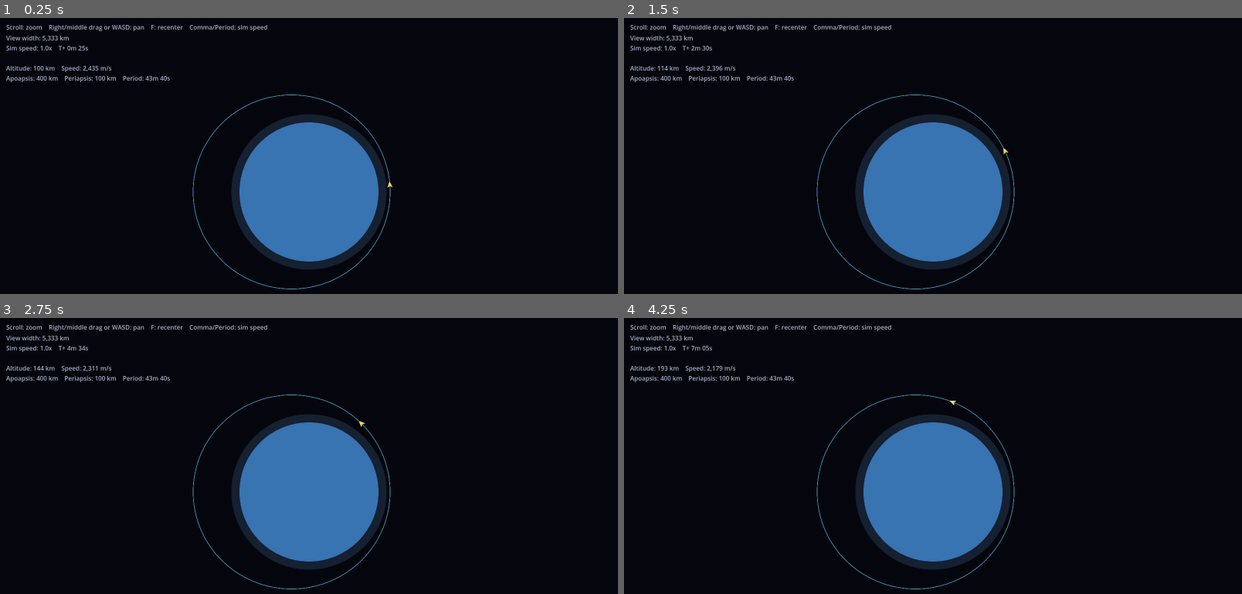
Above: before the commit, frames 1-4 (two rows, left to right).
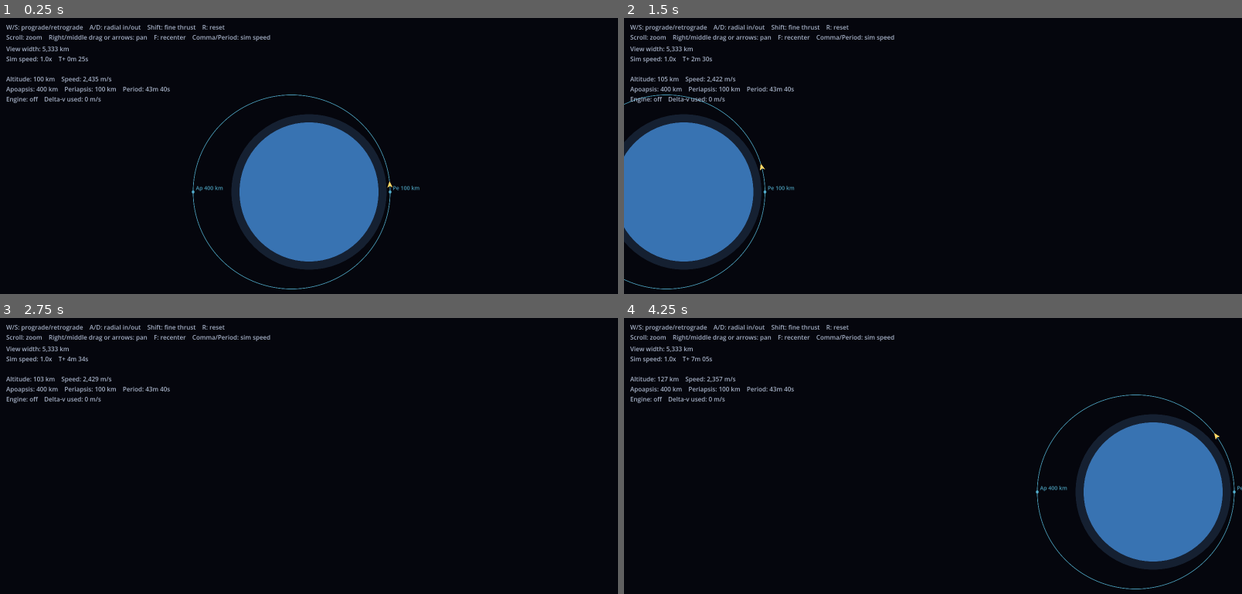
Above: after the commit, the same moments.

Repository: gabrielvotaw/astromation
Game: Godot game, scene res://scenes/main.tscn
The game is run twice, just before and just after one commit, with the same random seed, the same clock (stepped at 60 frames per second) and the same inputs.
Inputs (mouse positions are in pixels of both pictures, inside the frame that each line leads up to):
- Up to frame 1 (0.25 s): no input
- Up to frame 2 (1.5 s): tap Enter at 0.5 s; move the mouse to (1068, 175) at 0.52 s; hold Right 0.53-1.25 s; hold Shift 0.53-1.25 s; tap R at 0.6 s; click (1068, 175) at 0.67 s; drag from (809, 208) to (902, 260) at 1.27 s
- Up to frame 3 (2.75 s): move the mouse to (370, 414) at 2.02 s; hold Right from 2.03 s (still down); hold Shift from 2.03 s (still down); tap R at 2.1 s; click (370, 414) at 2.17 s
- Up to frame 4 (4.25 s): release Right at 2.75 s; release Shift at 2.75 s; drag from (902, 560) to (747, 439) at 2.77 s; move the mouse to (1118, 544) at 3.52 s; hold Left from 3.53 s (still down); hold Shift from 3.53 s (still down); tap F at 3.6 s; click (1118, 544) at 3.67 s

The runs differ from the first frame. In frame 1, 2.1% of the frame differs, in the area x 1-68%, y 2-64%; in frame 2, 24%; in frame 3, 13%; in frame 4, 25%, in the area x 1-100%, y 2-99%.

Commit message:
feat: orbital toy slice 3 - thrust, live orbit prediction, apsis markers, crash detection

Diff:
--- a/scenes/main.tscn
+++ b/scenes/main.tscn
@@ -35,9 +35,9 @@
 offset_left = 16.0
 offset_top = 12.0
 theme_override_colors/font_color = Color(0.8, 0.85, 0.95, 0.8)
-text = "Scroll: zoom    Right/middle drag or WASD: pan    F: recenter    Comma/Period: sim speed"
+text = "W/S: prograde/retrograde    A/D: radial in/out    Shift: fine thrust    R: reset\nScroll: zoom    Right/middle drag or arrows: pan    F: recenter    Comma/Period: sim speed"
 
 [node name="InfoLabel" type="Label" parent="HUD"]
 offset_left = 16.0
-offset_top = 40.0
+offset_top = 68.0
 theme_override_colors/font_color = Color(0.8, 0.85, 0.95, 0.8)
--- a/scripts/hud.gd
+++ b/scripts/hud.gd
@@ -13,7 +13,10 @@
 		"Sim speed: %sx    T+ %s" % [String.num(Sim.speed), _format_duration(Sim.time)],
 	])
 
-	if ship and ship.orbit:
+	if ship and ship.crashed:
+		lines.append("")
+		lines.append("CRASHED - press R to reset")
+	elif ship and ship.orbit:
 		var orbit := ship.orbit
 		var radius := ship.central_body.radius
 		var altitude := orbit.position_at(Sim.time).length() - radius
@@ -23,6 +26,8 @@
 		lines.append("")
 		lines.append("Altitude: %s km    Speed: %s m/s" % [_format_thousands(roundi(altitude)), _format_thousands(roundi(speed))])
 		lines.append("Apoapsis: %s    Periapsis: %s km    Period: %s" % [apoapsis, _format_thousands(roundi(orbit.periapsis() - radius)), period])
+		var engine := "off" if ship.thrust == Vector2.ZERO else "%d%%" % roundi(ship.thrust.length() * 100.0)
+		lines.append("Engine: %s    Delta-v used: %s m/s" % [engine, _format_thousands(roundi(ship.delta_v_used))])
 
 	_info_label.text = "\n".join(lines)
 
--- a/scripts/orbit.gd
+++ b/scripts/orbit.gd
@@ -84,36 +84,46 @@
 
 
 func position_at(time: float) -> Vector2:
-	return _position_at_true_anomaly(true_anomaly_at(time))
+	return position_at_true_anomaly(true_anomaly_at(time))
 
 
 func velocity_at(time: float) -> Vector2:
 	return _velocity_at_true_anomaly(true_anomaly_at(time))
 
 
-## Points along the orbit for drawing. Parts farther than max_radius are left out.
-func sample_points(count := 256, max_radius := INF) -> PackedVector2Array:
+## The positive true anomaly where the orbit is at distance r from the center
+## (the other crossing is at minus this value). NAN if the orbit never reaches r.
+func true_anomaly_at_radius(r: float) -> float:
+	if eccentricity < 1e-9:
+		return NAN
+	var cos_nu := (semi_latus_rectum() / r - 1.0) / eccentricity
+	if absf(cos_nu) > 1.0:
+		return NAN
+	return acos(cos_nu)
+
+
+## Points around the whole ellipse, for drawing. Empty for escape orbits.
+func sample_points(count := 256) -> PackedVector2Array:
 	var points := PackedVector2Array()
+	if not is_elliptic():
+		return points
 	var e := eccentricity
-
-	if is_elliptic() and apoapsis() <= max_radius:
-		for i in count + 1:
-			var eccentric_anomaly := TAU * i / count
-			var nu := 2.0 * atan2(sqrt(1.0 + e) * sin(eccentric_anomaly / 2.0), sqrt(1.0 - e) * cos(eccentric_anomaly / 2.0))
-			points.append(_position_at_true_anomaly(nu))
-		return points
-
-	if e < 1e-9:
-		return points
-	var max_true_anomaly := acos(clampf((semi_latus_rectum() / max_radius - 1.0) / e, -1.0, 1.0))
-	if not is_elliptic():
-		max_true_anomaly = minf(max_true_anomaly, acos(-1.0 / e) * 0.99)
 	for i in count + 1:
-		points.append(_position_at_true_anomaly(lerpf(-max_true_anomaly, max_true_anomaly, float(i) / count)))
+		var eccentric_anomaly := TAU * i / count
+		var nu := 2.0 * atan2(sqrt(1.0 + e) * sin(eccentric_anomaly / 2.0), sqrt(1.0 - e) * cos(eccentric_anomaly / 2.0))
+		points.append(position_at_true_anomaly(nu))
 	return points
 
 
-func _position_at_true_anomaly(nu: float) -> Vector2:
+## Points between two true anomalies, for drawing part of an orbit.
+func sample_arc(from_true_anomaly: float, to_true_anomaly: float, count := 128) -> PackedVector2Array:
+	var points := PackedVector2Array()
+	for i in count + 1:
+		points.append(position_at_true_anomaly(lerpf(from_true_anomaly, to_true_anomaly, float(i) / count)))
+	return points
+
+
+func position_at_true_anomaly(nu: float) -> Vector2:
 	var r := semi_latus_rectum() / (1.0 + eccentricity * cos(nu))
 	var angle := argument_of_periapsis + direction * nu
 	return Vector2(r * cos(angle), r * sin(angle))
--- a/scripts/orbit_camera.gd
+++ b/scripts/orbit_camera.gd
@@ -1,6 +1,6 @@
 extends Camera2D
 
-## Scroll to zoom toward the cursor. Pan with right/middle mouse drag or WASD. F recenters.
+## Scroll to zoom toward the cursor. Pan with right/middle mouse drag or arrow keys. F recenters.
 
 @export var min_zoom := 0.02
 @export var max_zoom := 2.0
@@ -41,8 +41,8 @@
 	_update_zoom(delta)
 
 	var direction := Vector2(
-		float(Input.is_physical_key_pressed(KEY_D)) - float(Input.is_physical_key_pressed(KEY_A)),
-		float(Input.is_physical_key_pressed(KEY_S)) - float(Input.is_physical_key_pressed(KEY_W))
+		float(Input.is_physical_key_pressed(KEY_RIGHT)) - float(Input.is_physical_key_pressed(KEY_LEFT)),
+		float(Input.is_physical_key_pressed(KEY_DOWN)) - float(Input.is_physical_key_pressed(KEY_UP))
 	)
 	position += direction.normalized() * pan_speed * delta / zoom.x
 
--- a/scripts/orbit_line.gd
+++ b/scripts/orbit_line.gd
@@ -1,14 +1,21 @@
 class_name OrbitLine
 extends Node2D
 
-## Polyline that keeps the same on-screen thickness at any zoom level.
+## Polyline with labeled markers that keep the same on-screen size at any zoom level.
 
 @export var color := Color(0.4, 0.85, 1.0, 0.7)
 @export var screen_width := 1.5
+@export var marker_font_size := 14
 
 var points := PackedVector2Array():
 	set(value):
 		points = value
+		queue_redraw()
+
+## Each marker is {"position": Vector2, "label": String}.
+var markers: Array[Dictionary] = []:
+	set(value):
+		markers = value
 		queue_redraw()
 
 var _zoom := 0.0
@@ -22,6 +29,14 @@
 
 
 func _draw() -> void:
-	if _zoom <= 0.0 or points.size() < 2:
+	if _zoom <= 0.0:
 		return
-	draw_polyline(points, color, screen_width / _zoom, true)
+	if points.size() >= 2:
+		draw_polyline(points, color, screen_width / _zoom, true)
+
+	var font := ThemeDB.fallback_font
+	for marker in markers:
+		draw_set_transform(marker.position, 0.0, Vector2.ONE / _zoom)
+		draw_circle(Vector2.ZERO, 3.5, color, true, -1.0, true)
+		draw_string(font, Vector2(7, -5), marker.label, HORIZONTAL_ALIGNMENT_LEFT, -1, marker_font_size, color)
+	draw_set_transform(Vector2.ZERO)
--- a/scripts/ship.gd
+++ b/scripts/ship.gd
@@ -1,32 +1,157 @@
 class_name Ship
 extends Node2D
+
+## W/S: prograde/retrograde. A/D: radial in/out. Shift: 10% thrust. R: reset.
+
+## Longest stretch of game time one thrust step covers, in seconds. Keeps burns accurate at high sim speed.
+const MAX_BURN_STEP := 0.5
+## How far out to draw escape trajectories, in km.
+const ESCAPE_DRAW_RADIUS := 30000.0
+const FINE_THRUST := 0.1
 
 @export var central_body: CelestialBody
 @export var orbit_line: OrbitLine
 @export var periapsis_altitude := 100.0
 @export var apoapsis_altitude := 400.0
+## Engine acceleration in m/s².
+@export var thrust_acceleration := 2.0
 @export var color := Color(1.0, 0.85, 0.4)
+@export var flame_color := Color(1.0, 0.5, 0.2)
 
 var orbit: Orbit
+var crashed := false
+## Total speed change from burns so far, in m/s.
+var delta_v_used := 0.0
+## Current engine command as (prograde, radial out), each -1..1. Zero when the engine is off.
+var thrust := Vector2.ZERO
+
+var _last_time := 0.0
+var _crash_position := Vector2.ZERO
 
 
 func _ready() -> void:
+	reset()
+
+
+func reset() -> void:
 	var periapsis := central_body.radius + periapsis_altitude
 	var semi_major_axis := periapsis + (apoapsis_altitude - periapsis_altitude) / 2.0
 	var speed := sqrt(central_body.mu * (2.0 / periapsis - 1.0 / semi_major_axis))
 	orbit = Orbit.from_state(central_body.mu, Vector2(periapsis, 0.0), Vector2(0.0, -speed), Sim.time)
-	orbit_line.points = orbit.sample_points()
+	crashed = false
+	delta_v_used = 0.0
+	_last_time = Sim.time
+
+
+func _unhandled_input(event: InputEvent) -> void:
+	if event is InputEventKey and event.pressed and not event.echo and event.physical_keycode == KEY_R:
+		reset()
 
 
 func _process(_delta: float) -> void:
-	var t := Sim.time
-	global_position = central_body.global_position + orbit.position_at(t)
-	rotation = orbit.velocity_at(t).angle()
-	orbit_line.global_position = central_body.global_position
+	var now := Sim.time
+	thrust = Vector2.ZERO if crashed else _read_thrust_input()
+	if thrust != Vector2.ZERO:
+		_burn(_last_time, now)
+	_last_time = now
+
+	var relative_position := orbit.position_at(now)
+	if not crashed and relative_position.length() <= central_body.radius:
+		crashed = true
+		_crash_position = relative_position.normalized() * central_body.radius
+
+	if crashed:
+		global_position = central_body.global_position + _crash_position
+	else:
+		global_position = central_body.global_position + relative_position
+		var velocity := orbit.velocity_at(now)
+		var facing := velocity if thrust == Vector2.ZERO else _local_to_world(thrust, relative_position, velocity)
+		rotation = facing.angle()
+
 	scale = Vector2.ONE / get_viewport().get_canvas_transform().get_scale().x
+	_update_orbit_line(now)
+	queue_redraw()
 
 
 func _draw() -> void:
+	if thrust != Vector2.ZERO:
+		var length := 6.0 + 10.0 * thrust.length()
+		draw_colored_polygon(PackedVector2Array([
+			Vector2(-4, 3.5), Vector2(-4 - length, 0), Vector2(-4, -3.5),
+		]), flame_color)
 	draw_colored_polygon(PackedVector2Array([
 		Vector2(10, 0), Vector2(-7, 7), Vector2(-3, 0), Vector2(-7, -7),
 	]), color)
+
+
+func _read_thrust_input() -> Vector2:
+	var command := Vector2(_key(KEY_W) - _key(KEY_S), _key(KEY_D) - _key(KEY_A))
+	if command == Vector2.ZERO:
+		return command
+	return command.normalized() * (FINE_THRUST if Input.is_physical_key_pressed(KEY_SHIFT) else 1.0)
+
+
+func _key(keycode: Key) -> float:
+	return 1.0 if Input.is_physical_key_pressed(keycode) else 0.0
+
+
+func _burn(from_time: float, to_time: float) -> void:
+	var steps := maxi(1, ceili((to_time - from_time) / MAX_BURN_STEP))
+	var step := (to_time - from_time) / steps
+	var acceleration := thrust_acceleration / 1000.0
+	for i in steps:
+		var t := from_time + step * (i + 0.5)
+		var relative_position := orbit.position_at(t)
+		var velocity := orbit.velocity_at(t)
+		velocity += _local_to_world(thrust, relative_position, velocity) * acceleration * step
+		orbit = Orbit.from_state(central_body.mu, relative_position, velocity, t)
+	delta_v_used += thrust.length() * thrust_acceleration * (to_time - from_time)
+
+
+## Converts (prograde, radial out) into a world direction for the given orbital state.
+func _local_to_world(local: Vector2, relative_position: Vector2, velocity: Vector2) -> Vector2:
+	var prograde := velocity.normalized()
+	var radial_out := prograde.orthogonal()
+	if radial_out.dot(relative_position) < 0.0:
+		radial_out = -radial_out
+	return prograde * local.x + radial_out * local.y
+
+
+func _update_orbit_line(now: float) -> void:
+	orbit_line.global_position = central_body.global_position
+	orbit_line.visible = not crashed
+	if crashed:
+		return
+
+	var radius := central_body.radius
+	var nu_now := orbit.true_anomaly_at(now)
+	var markers: Array[Dictionary] = []
+
+	var surface_crossing := orbit.true_anomaly_at_radius(radius)
+	if not is_nan(surface_crossing):
+		var impact := -surface_crossing
+		if orbit.is_elliptic() and impact < nu_now:
+			impact += TAU
+		if impact > nu_now:
+			markers.append({"position": orbit.position_at_true_anomaly(impact), "label": "Impact"})
+			orbit_line.points = orbit.sample_arc(nu_now, impact)
+			orbit_line.markers = markers
+			return
+
+	if orbit.is_elliptic():
+		orbit_line.points = orbit.sample_points()
+		markers.append(_apsis_marker("Ap", orbit.apoapsis(), PI))
+		markers.append(_apsis_marker("Pe", orbit.periapsis(), 0.0))
+	else:
+		var escape := orbit.true_anomaly_at_radius(ESCAPE_DRAW_RADIUS)
+		orbit_line.points = orbit.sample_arc(nu_now, escape) if escape > nu_now else PackedVector2Array()
+		if nu_now < 0.0:
+			markers.append(_apsis_marker("Pe", orbit.periapsis(), 0.0))
+	orbit_line.markers = markers
+
+
+func _apsis_marker(label: String, distance: float, true_anomaly: float) -> Dictionary:
+	return {
+		"position": orbit.position_at_true_anomaly(true_anomaly),
+		"label": "%s %d km" % [label, roundi(distance - central_body.radius)],
+	}
--- a/tests/test_orbit.gd
+++ b/tests/test_orbit.gd
@@ -15,6 +15,7 @@
 	_test_round_trip_hyperbolic()
 	_test_energy_is_conserved()
 	_test_matches_numerical_integration()
+	_test_true_anomaly_at_radius()
 	print("ALL PASSED" if _failures == 0 else "%d FAILED" % _failures)
 	quit(1 if _failures > 0 else 0)
 
@@ -89,6 +90,17 @@
 	_check("matches step-by-step simulation", predicted.distance_to(Vector2(x, y)) < 0.05)
 
 
+func _test_true_anomaly_at_radius() -> void:
+	var periapsis := 500.0
+	var apoapsis := 1000.0
+	var a := (periapsis + apoapsis) / 2.0
+	var orbit := Orbit.from_state(MU, Vector2(periapsis, 0), Vector2(0, -sqrt(MU * (2.0 / periapsis - 1.0 / a))), 0.0)
+	var nu := orbit.true_anomaly_at_radius(600.0)
+	_check("finds where the orbit crosses a radius", absf(orbit.position_at_true_anomaly(nu).length() - 600.0) < 1e-3)
+	_check("crossing is symmetric", absf(orbit.position_at_true_anomaly(-nu).length() - 600.0) < 1e-3)
+	_check("no crossing beyond apoapsis", is_nan(orbit.true_anomaly_at_radius(1200.0)))
+
+
 func _acceleration(x: float, y: float) -> Vector2:
 	var r := sqrt(x * x + y * y)
 	var k := -MU / (r * r * r)
Not shown, changed: .gitignore
